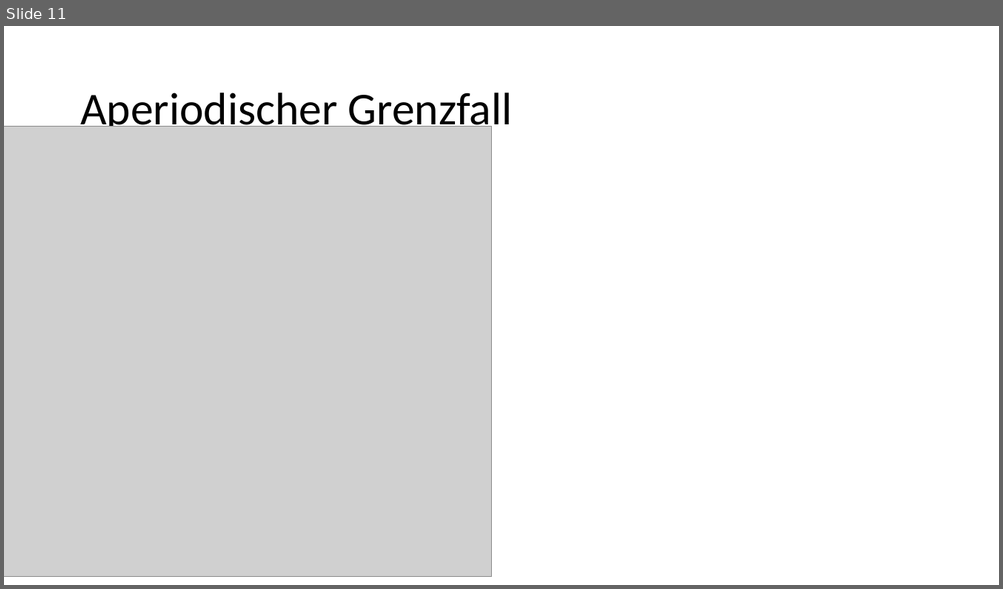
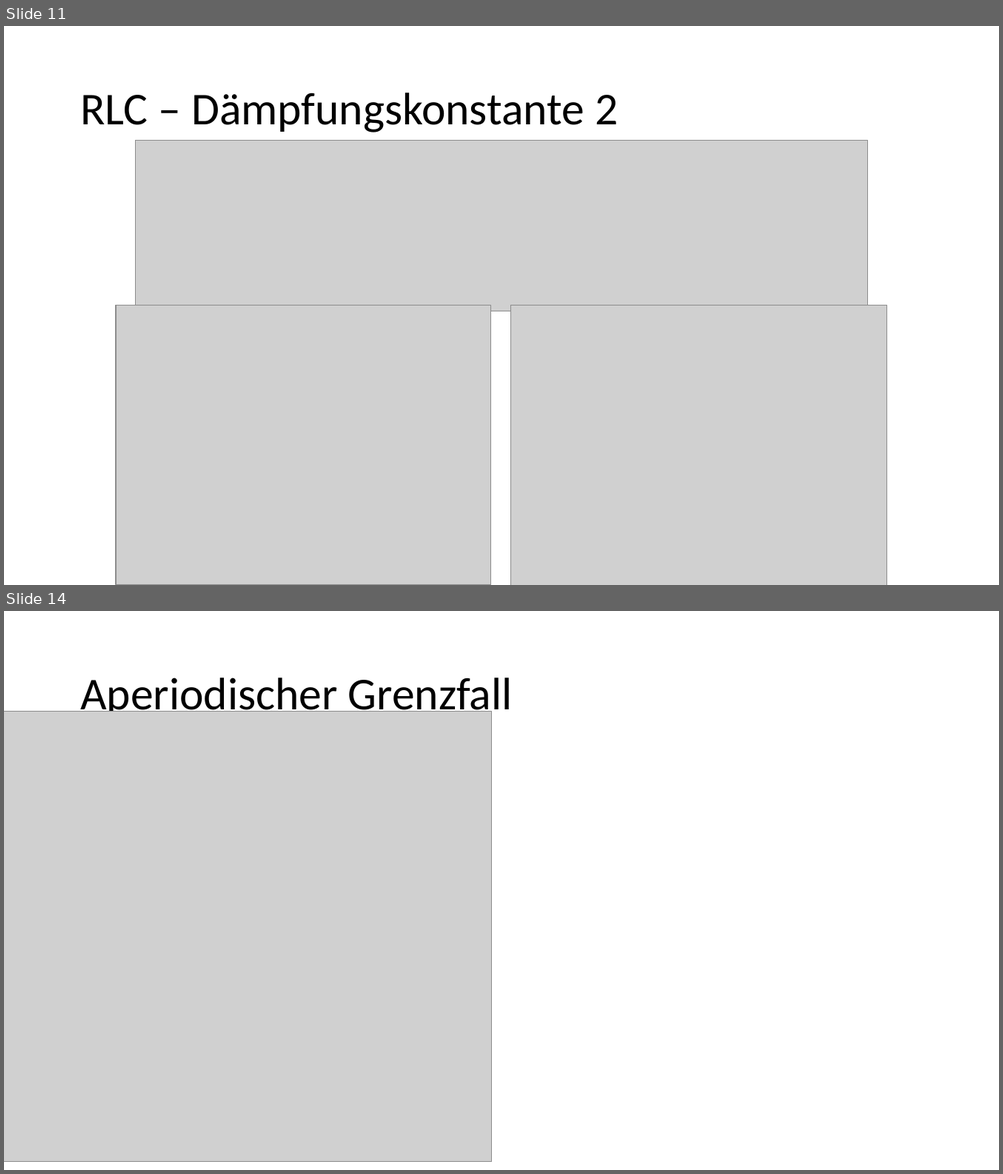
Before and after one commit to thewhitecat/grundpraktikum1, a slide deck: Elektronik/Elektronik.pptx. Shown one above the other, each under a label of ours: slide 11 before the commit, slides 11 and 14 after it; the slides between them are not shown. The pictures are 1003x589 and 1003x1174 pixels, drawn with LibreOffice and Linux fonts; fonts in the diff are those of the drawing; grey boxes stand for pictures. Boxes give left, top, right and bottom in pixels: in the first picture for what was removed or moved away, otherwise in the second. Text is boxed around its words. In the diff, an @@ line names an element or a change of style, - is before the commit and + after.

```diff
--- a/Elektronik/Elektronik.pptx
+++ b/Elektronik/Elektronik.pptx
@@ slide 11 added at (4, 26, 999, 585), background #FFFFFF @@
@@ title added at (80, 93, 617, 133), 44 pt, text #000000 @@
+RLC – Dämpfungskonstante 2
@@ picture added at (135, 140, 868, 311) @@
@@ picture added at (116, 306, 491, 585) @@
@@ picture added at (511, 306, 888, 585) @@
@@ what was slide 11 is now slide 14 @@
```
Also in this commit, not shown: 3 other slides added, 2 other files.
